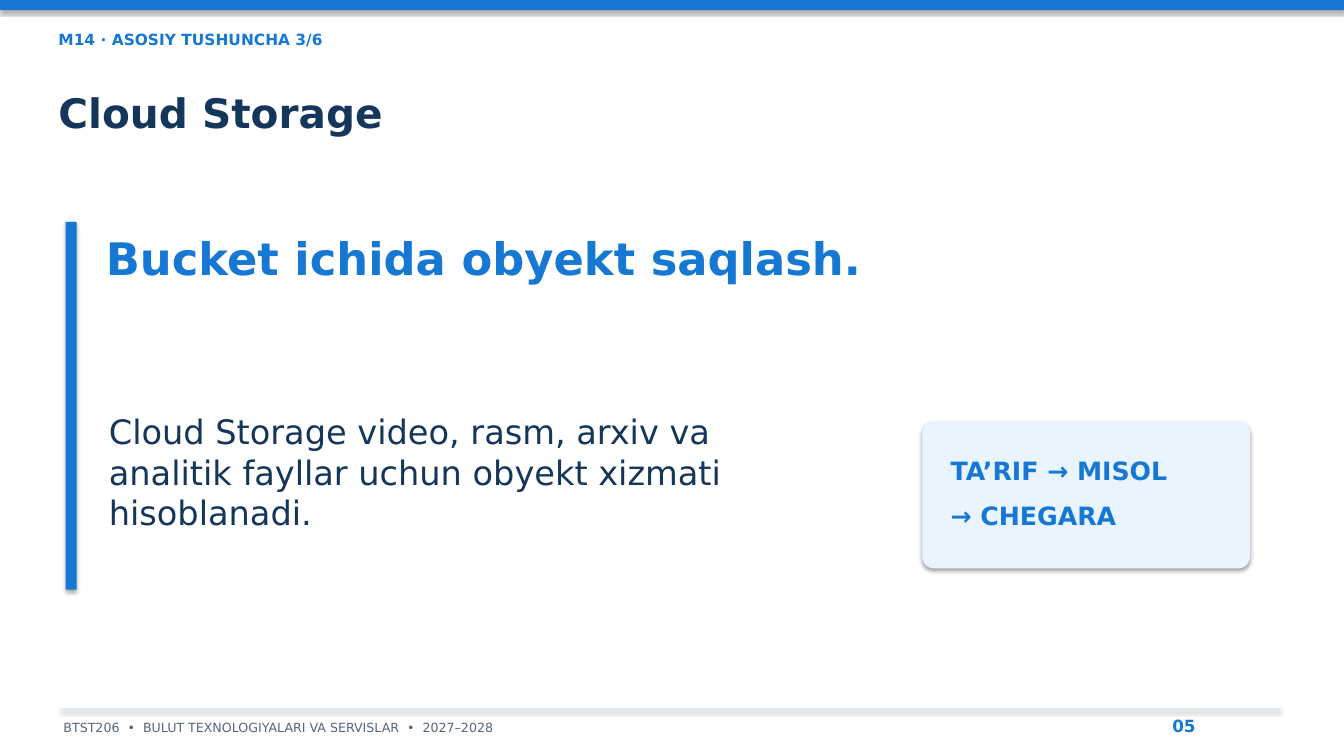
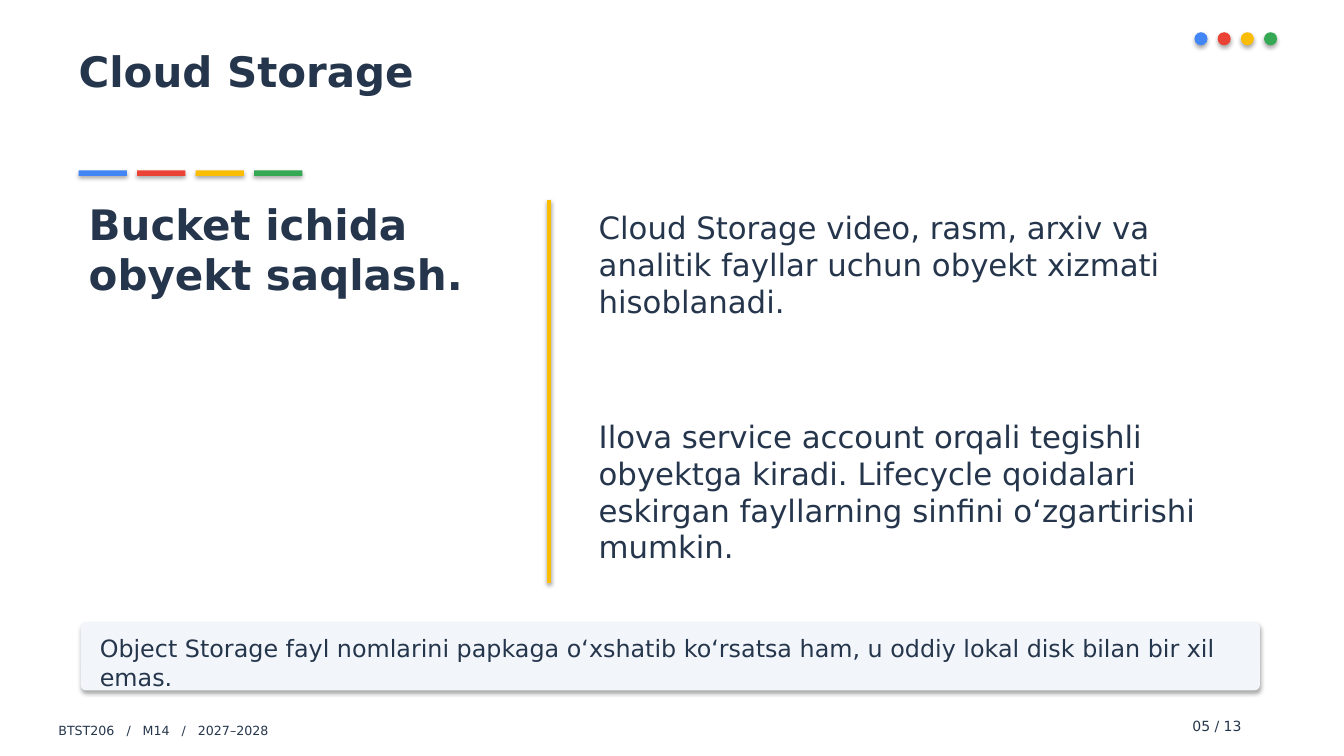
Before and after one commit to all1991here-dot/prezentatsiyalar, a slide deck: slide 5 of PPTX/M14_Prezentatsiya.pptx. Drawn at 1344x756 pixels with LibreOffice and Linux fonts; fonts in the diff are those of the drawing. Boxes give left, top, right and bottom in pixels: in the first picture for what was removed or moved away, otherwise in the second. Text is boxed around its words. In the diff, an @@ line names an element or a change of style, - is before the commit and + after.

Commit message:
Redesign 18 lecture decks with distinct styles and sourced online images

```diff
--- a/PPTX/M14_Prezentatsiya.pptx
+++ b/PPTX/M14_Prezentatsiya.pptx
@@ rectangle removed at bbox=[0, 0, 1344, 10] @@
@@ text removed at bbox=[58, 33, 322, 47] @@
-M14 · ASOSIY TUSHUNCHA 3/6
@@ text "Cloud Storage": place and size @@
-text "Cloud Storage" at bbox=[58, 97, 382, 137]
+text "Cloud Storage" at bbox=[79, 55, 414, 96]
@@ text "Cloud Storage" at bbox=[79, 55, 414, 96]: size 29 to 30 pt, text colour #15365B to #25364C; less space between paragraphs @@
@@ ellipse added at bbox=[1195, 32, 1208, 45], fill #4285F4 @@
@@ ellipse added at bbox=[1218, 32, 1231, 45], fill #EA4335 @@
@@ ellipse added at bbox=[1241, 32, 1254, 45], fill #FBBC04 @@
@@ ellipse added at bbox=[1264, 32, 1277, 45], fill #34A853 @@
@@ rectangle added at bbox=[79, 170, 127, 176], fill #4285F4 @@
@@ rectangle added at bbox=[137, 170, 186, 176], fill #EA4335 @@
@@ rectangle added at bbox=[196, 170, 244, 176], fill #FBBC04 @@
@@ rectangle added at bbox=[254, 170, 302, 176], fill #34A853 @@
@@ text "Bucket ichida obyekt saqlash.": place and size @@
-text "Bucket ichida obyekt saqlash." at bbox=[106, 241, 861, 285]
+text "Bucket ichida obyekt saqlash." at bbox=[89, 208, 463, 299]
@@ text "Bucket ichida obyekt saqlash." at bbox=[89, 208, 463, 299]: size 32 to 30 pt, text colour #1678D2 to #25364C; less space between paragraphs @@
@@ line added from (549, 200) to (549, 583), #FBBC04 3 pt @@
@@ text "Cloud Storage video, rasm, arxiv ...": place and size @@
-text "Cloud Storage video, rasm, arxiv ..." at bbox=[109, 418, 721, 526]
+text "Cloud Storage video, rasm, arxiv ..." at bbox=[599, 215, 1159, 314]
@@ text "Cloud Storage video, rasm, arxiv ..." at bbox=[599, 215, 1159, 314]: size 24 to 22 pt, text colour #15365B to #25364C; less space between paragraphs @@
@@ rectangle removed at bbox=[66, 222, 77, 590] @@
@@ text added at bbox=[599, 424, 1194, 559], 22 pt, text #25364C @@
+Ilova service account orqali tegishli obyektga kiradi. Lifecycle qoidalari eskirgan fayllarning sinfini o‘zgartirishi mumkin.
@@ rounded rectangle removed at bbox=[923, 421, 1250, 569] @@
@@ text removed at bbox=[951, 461, 1167, 526] @@
-TA’RIF → MISOL
-→ CHEGARA
@@ rounded rectangle added at bbox=[81, 622, 1260, 691], fill #F2F5FA @@
@@ text added at bbox=[100, 639, 1214, 692], 17 pt, text #25364C @@
+Object Storage fayl nomlarini papkaga o‘xshatib ko‘rsatsa ham, u oddiy lokal disk bilan bir xil emas.
@@ rectangle removed at bbox=[60, 709, 1280, 710] @@
@@ text at bbox=[58, 725, 268, 735]: text changed; text colour #53687D to #25364C @@
-BTST206 • BULUT TEXNOLOGIYALARI VA SERVISLAR • 2027–2028
+BTST206 / M14 / 2027–2028
@@ text at bbox=[1192, 720, 1242, 731]: text changed; size 12 to 10 pt; text colour #1678D2 to #25364C; bold off @@
-05
+05 / 13
```
Also in this commit, not shown: 9 other slides changed, 3 slides added, 3 slides removed, 22 other files.
